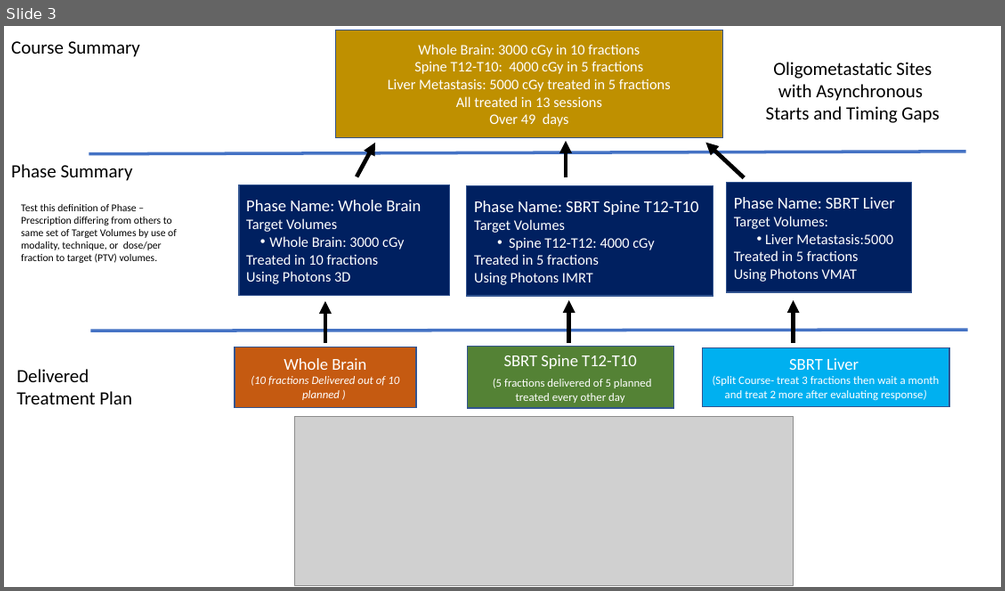
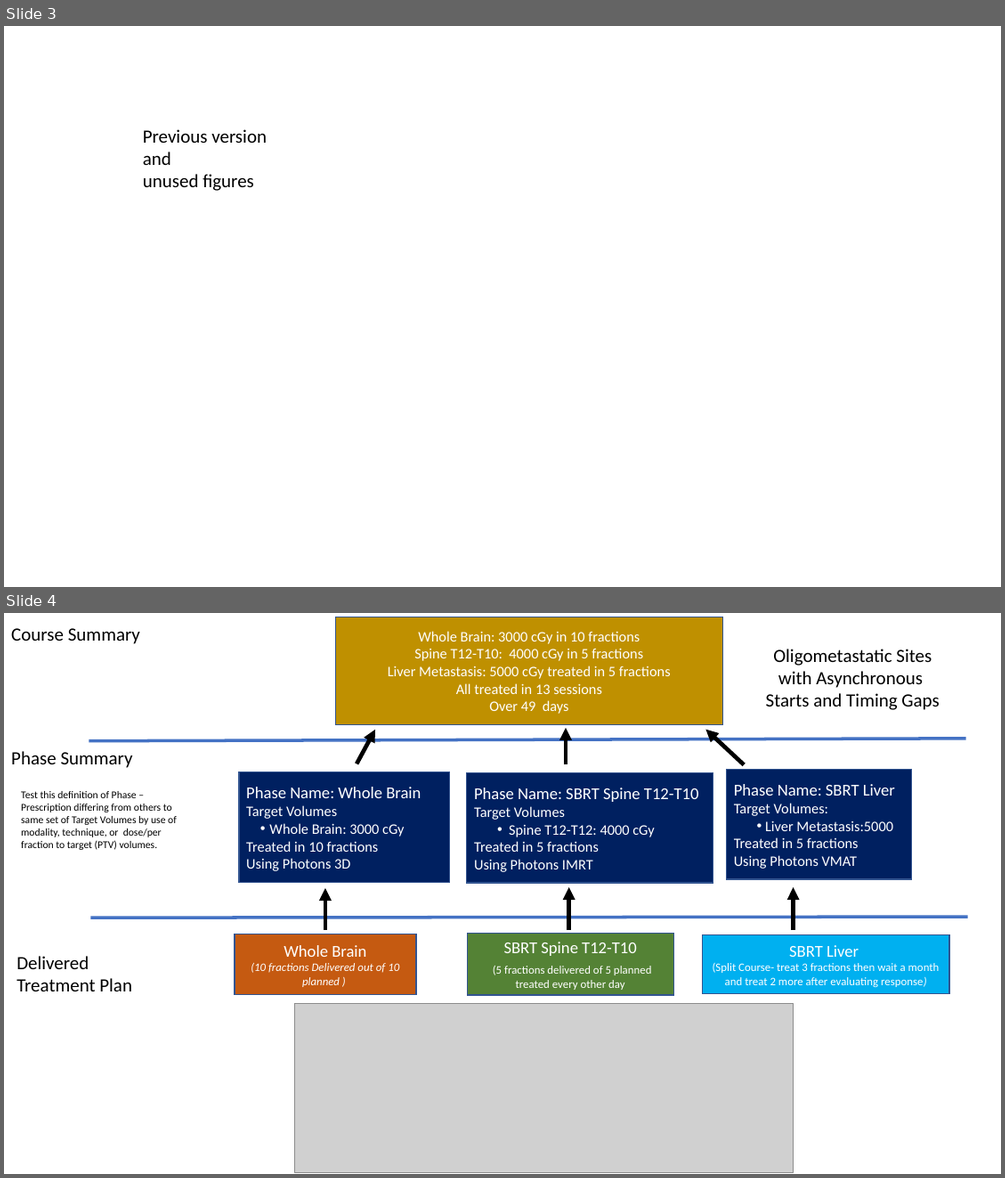
Before and after one commit to HL7/codex-radiation-therapy, a slide deck: input/images-source/CoursePhasePlans_Figures.pptx. Shown one above the other, each under a label of ours: slide 3 before the commit, slides 3 and 4 after it. The pictures are 1005x591 and 1005x1178 pixels, drawn with LibreOffice and Linux fonts; fonts in the diff are those of the drawing; grey boxes stand for pictures. Boxes give left, top, right and bottom in pixels: in the first picture for what was removed or moved away, otherwise in the second. Text is boxed around its words. In the diff, an @@ line names an element or a change of style, - is before the commit and + after.

Commit message:
Figure as svg. Typo, resource name, font fixed.

```diff
--- a/input/images-source/CoursePhasePlans_Figures.pptx
+++ b/input/images-source/CoursePhasePlans_Figures.pptx
@@ slide 3 added at box(4, 26, 1001, 587), background #FFFFFF @@
@@ text added at box(143, 129, 267, 191), 18 pt, text #000000 @@
+Previous version
+and
+unused figures
@@ what was slide 3 is now slide 4 @@
```
Also in this commit, not shown: 1 slide changed, 2 other slides added, 3 other files.
